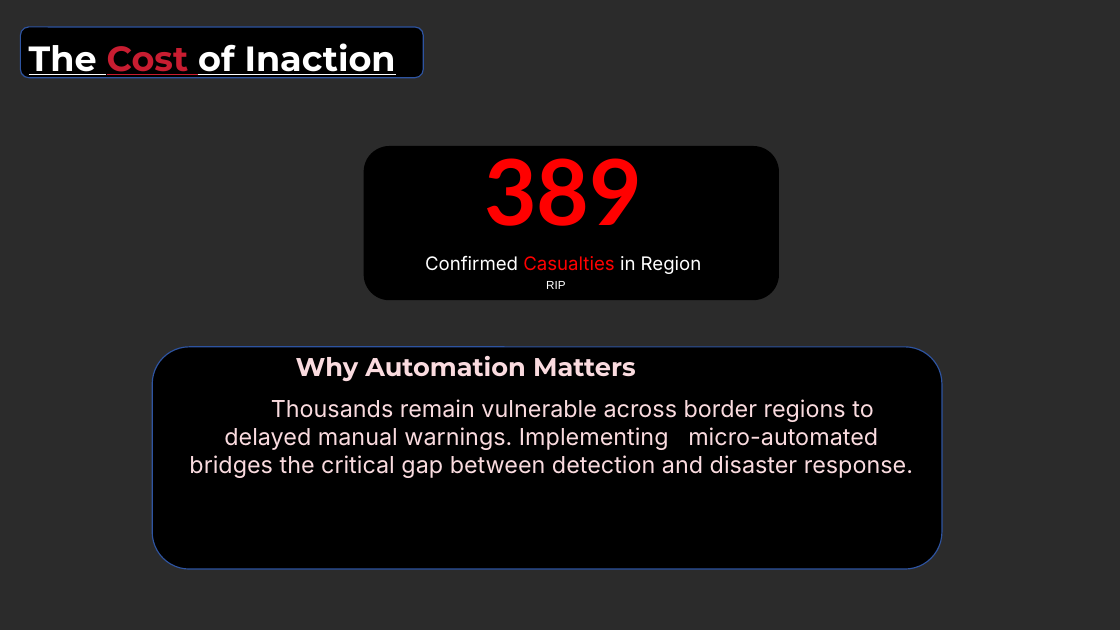
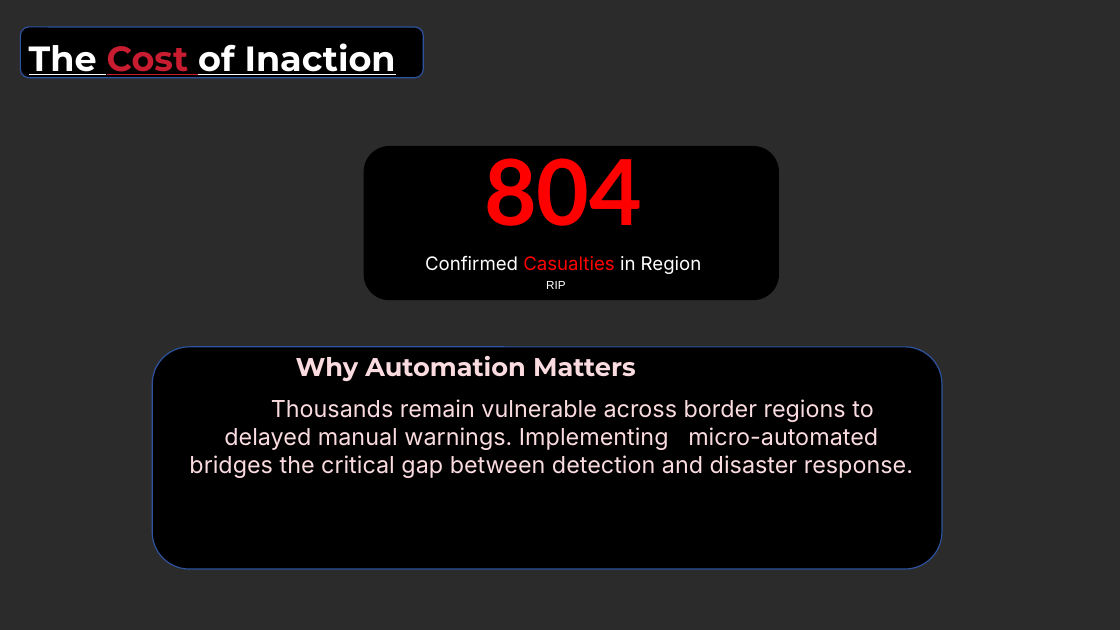
Before and after one commit to SuyogTP/my-website, a slide deck: slide 7 of WATER_FLOOD_SYSTEM_BY_INNOVATORS.pptx. Drawn at 1120x630 pixels with LibreOffice and Linux fonts; fonts in the diff are those of the drawing; background and template pictures are left out; a plain dark background stands for a picture behind light text. Boxes give left, top, right and bottom in pixels: in the first picture for what was removed or moved away, otherwise in the second. Text is boxed around its words. In the diff, an @@ line names an element or a change of style, - is before the commit and + after.

```diff
--- a/WATER_FLOOD_SYSTEM_BY_INNOVATORS.pptx
+++ b/WATER_FLOOD_SYSTEM_BY_INNOVATORS.pptx
@@ text at box(484, 158, 642, 226): text changed @@
-389
+804
```
